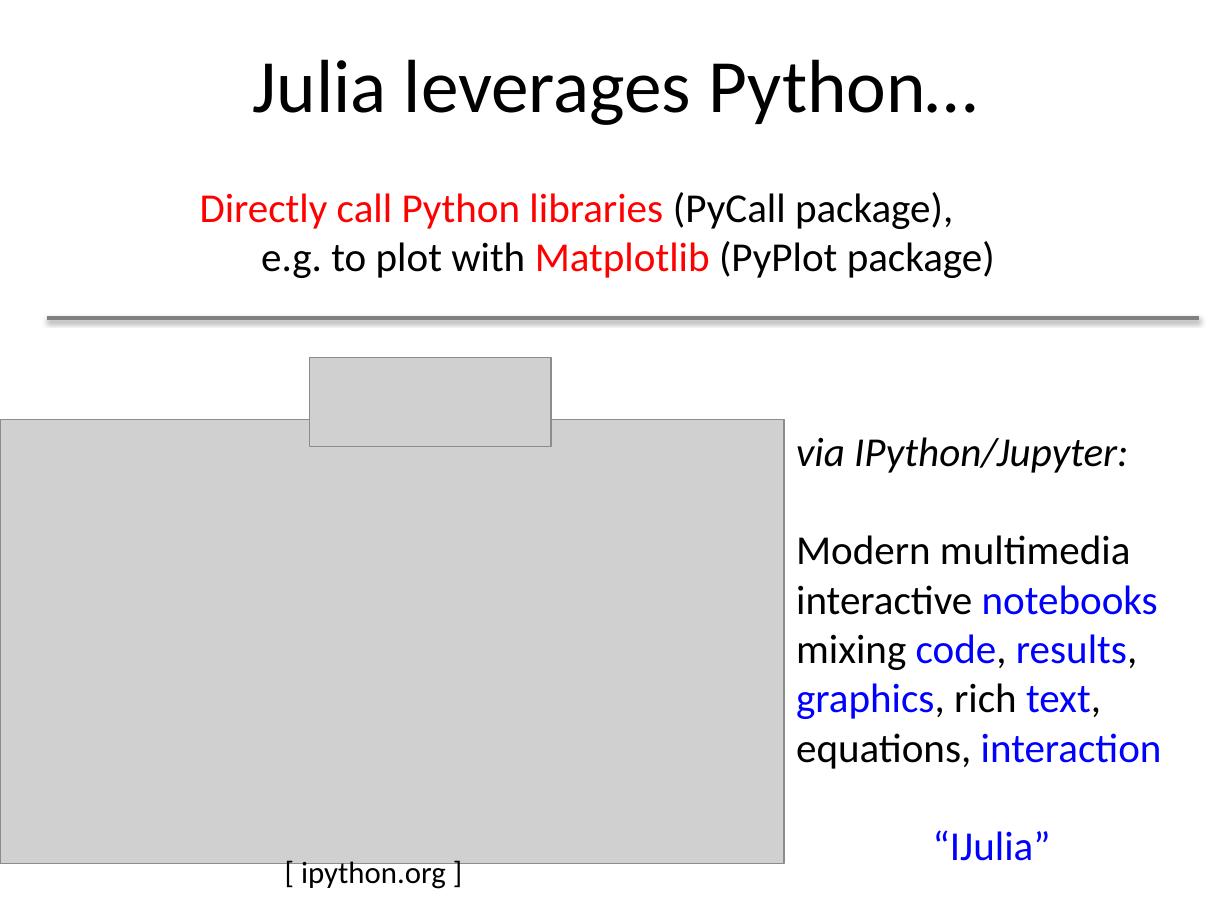
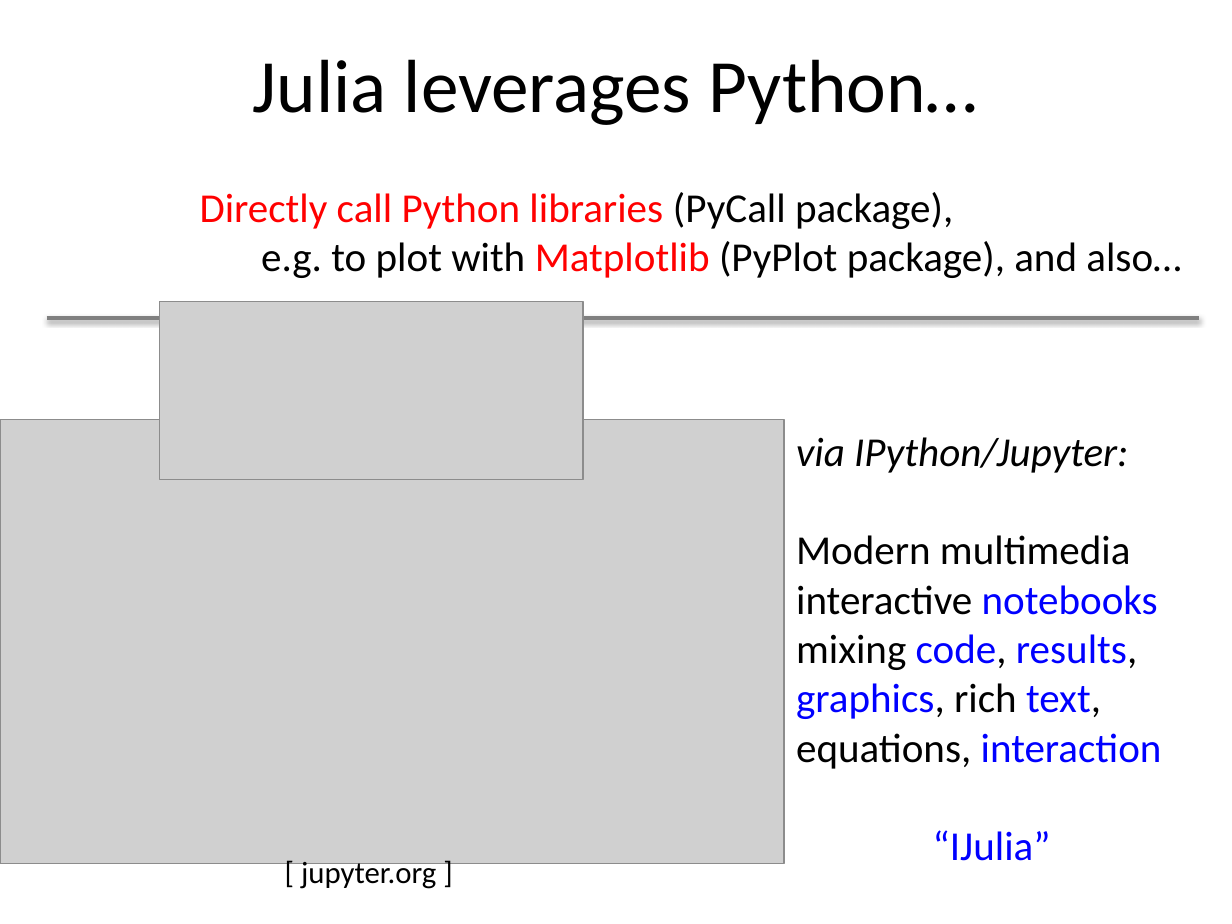
Before and after one commit to mitmath/1806, a slide deck: slide 16 of julia/Julia-intro.pptx. Drawn at 1232x924 pixels with LibreOffice and Linux fonts; fonts in the diff are those of the drawing; grey boxes stand for pictures. Boxes give left, top, right and bottom in pixels: in the first picture for what was removed or moved away, otherwise in the second. Text is boxed around its words. In the diff, an @@ line names an element or a change of style, - is before the commit and + after.

Commit message:
Julia tutorial updates

```diff
--- a/julia/Julia-intro.pptx
+++ b/julia/Julia-intro.pptx
@@ text at (261, 241, 1181, 278): text changed @@
-e.g. to plot with Matplotlib (PyPlot package)
+e.g. to plot with Matplotlib (PyPlot package), and also…
@@ picture added at (159, 302, 583, 479) @@
@@ picture removed at (309, 357, 551, 446) @@
@@ text at (301, 857, 436, 889): text changed @@
-[ ipython.org ]
+[ jupyter.org ]
```
Also in this commit, not shown: 3 other slides changed, 2 other files.
